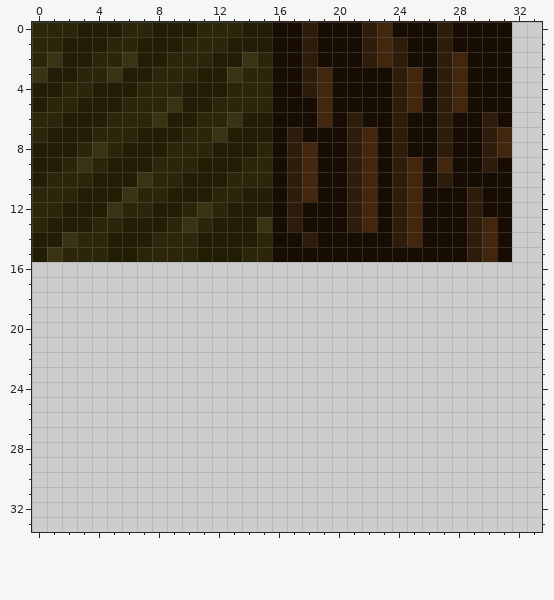
Two versions of one pixel-art sprite, assets/levelTileMap.png. The first picture shows the starting point.
The file is 64x64 pixels. Shown: x 0..33, y 0..33.
New version:
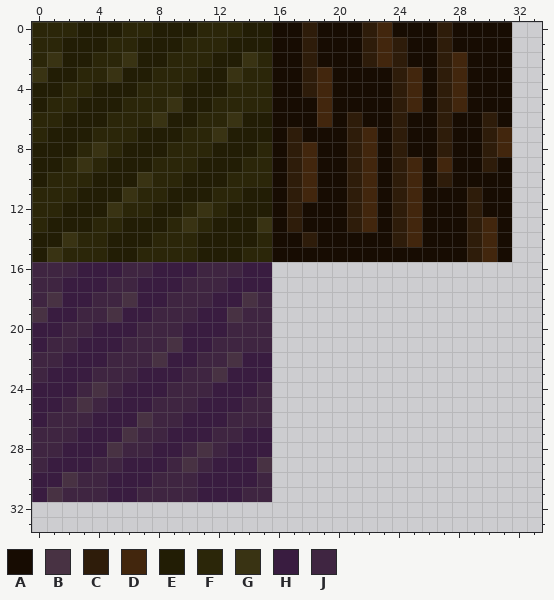
Palette (. is transparent): A #170c02  B #483243  C #2e1c0a  D #42260d  E #221d05  F #2b2609  G #393313  H #391c40  J #3f2541
The edit:
The edit adds colour B in row 18 at x 1, 6 and 14; in row 19 at x 0, 5 and 13; in row 21 at x 9; in row 22 at x 8 and 13; in row 23 at x 12; in row 24 at x 4.
The edit adds colour B in row 25 at x 3; in row 26 at x 7; in row 27 at x 6; in row 28 at x 5 and 11; in row 29 at x 10 and 15; in row 30 at x 2.
The edit adds colour B in row 31 at x 1.
The edit adds colour H in row 16 at x 3 to 5, 8 to 10 and 14 to 15; in row 17 at x 2 to 4, 7 to 9 and 13 to 15; in row 18 at x 2 to 3, 7 to 8 and 12 to 13; in row 19 at x 1 to 2, 6 to 7 and 11 to 12; in row 20 at x 0 to 1, 4 to 6 and 10 to 12; in row 21 at x 0, 3 to 5 and 10 to 11.
The edit adds colour H in row 22 at x 2 to 4, 9 to 10 and 14 to 15; in row 23 at x 1 to 3, 7 to 9 and 13 to 15; in row 24 at x 0 to 2, 6 to 8 and 12 to 14; in row 25 at x 0 to 1, 5 to 7 and 11 to 13; in row 26 at x 0, 4 to 6 and 10 to 12; in row 27 at x 3 to 5, 9 to 11 and 14 to 15.
The edit adds colour H in row 28 at x 2 to 4, 8 to 9 and 13 to 15; in row 29 at x 1 to 3, 6 to 8 and 12 to 14; in row 30 at x 0 to 1, 5 to 7 and 11 to 14; in row 31 at x 0, 5 to 6 and 11 to 13.
The edit adds colour J in row 16 at x 0 to 2, 6 to 7 and 11 to 13; in row 17 at x 0 to 1, 5 to 6 and 10 to 12; in row 18 at x 0, 4 to 5, 9 to 11 and 15; in row 19 at x 3 to 4, 8 to 10 and 14 to 15; in row 20 at x 2 to 3, 7 to 9 and 13 to 15; in row 21 at x 1 to 2, 6 to 8 and 12 to 15.
The edit adds colour J in row 22 at x 0 to 1, 5 to 7 and 11 to 12; in row 23 at x 0, 4 to 6 and 10 to 11; in row 24 at x 3, 5, 9 to 11 and 15; in row 25 at x 2, 4, 8 to 10 and 14 to 15; in row 26 at x 1 to 3, 8 to 9 and 13 to 15; in row 27 at x 0 to 2, 7 to 8 and 12 to 13.
The edit adds colour J in row 28 at x 0 to 1, 6 to 7, 10 and 12; in row 29 at x 0, 4 to 5, 9 and 11; in row 30 at x 3 to 4, 8 to 10 and 15; in row 31 at x 2 to 4, 7 to 10 and 14 to 15.
Boxes around the changes in both pictures, in picture pixels (x1, y1, x2, y2):
added: (32, 262, 272, 502)
